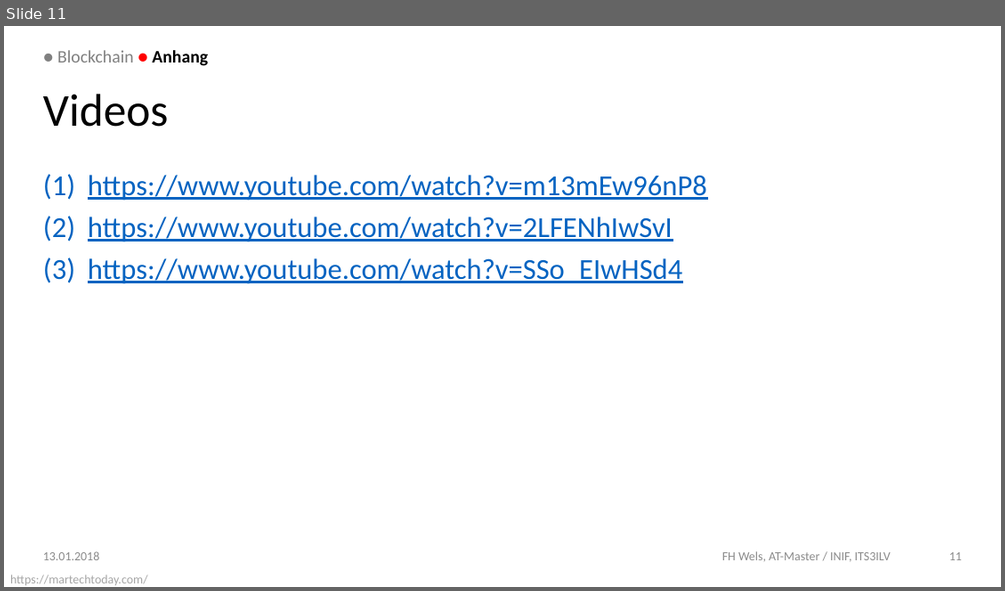
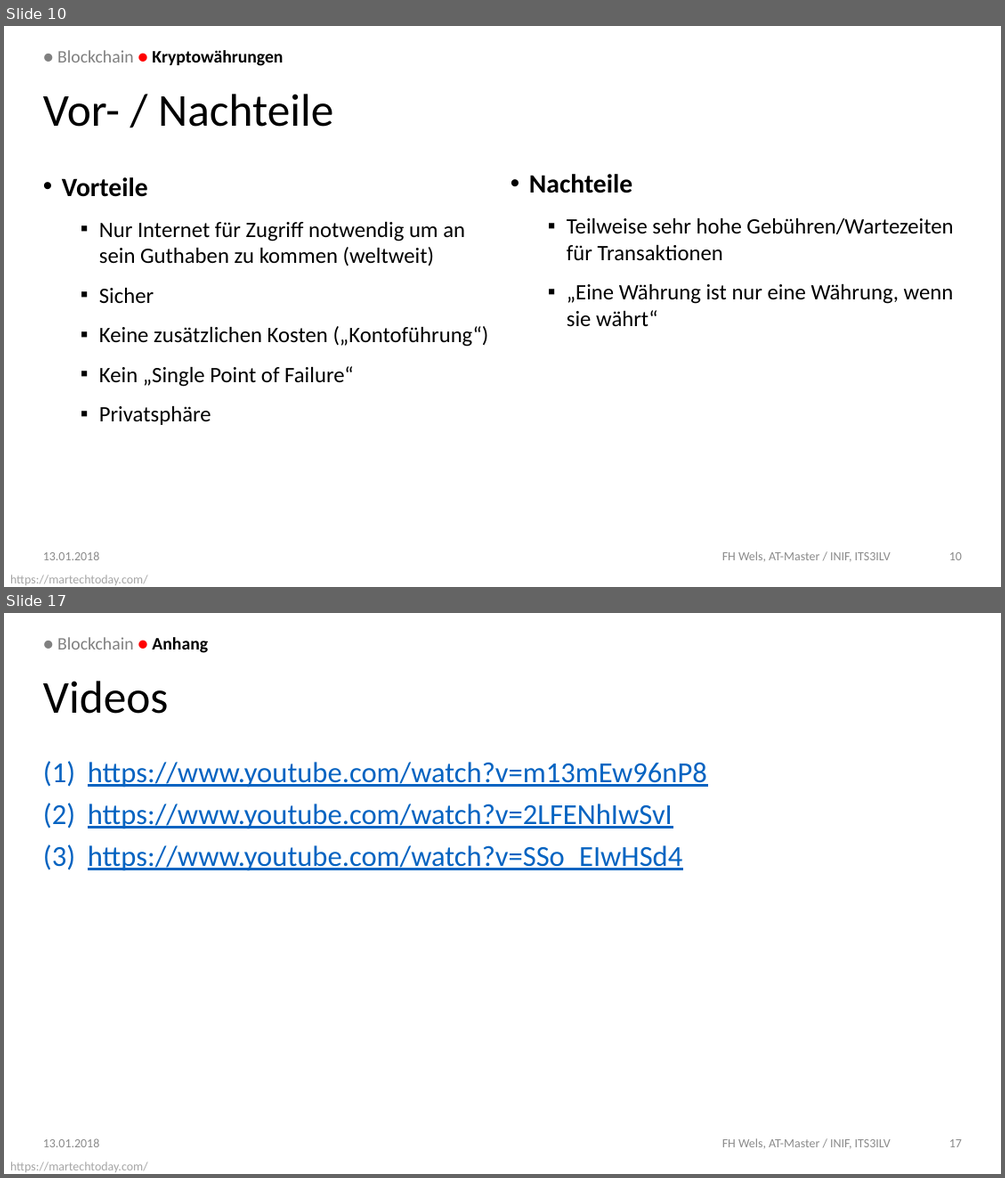
Before and after one commit to DoSchoe/ITS, a slide deck: Präsentation/Blockchain – Technologie.pptx. Shown one above the other, each under a label of ours: slide 11 before the commit, slides 10 and 17 after it; the slides between them are not shown. The pictures are 1005x591 and 1005x1178 pixels, drawn with LibreOffice and Linux fonts; fonts in the diff are those of the drawing; background and template pictures are left out. Boxes give left, top, right and bottom in pixels: in the first picture for what was removed or moved away, otherwise in the second. Text is boxed around its words. In the diff, an @@ line names an element or a change of style, - is before the commit and + after.

```diff
--- a/Präsentation/Blockchain – Technologie.pptx
+++ b/Präsentation/Blockchain – Technologie.pptx
@@ slide 10 added at bbox=[4, 26, 1001, 587], background picture (left out); not listed: 1 template element that a slide beside it also shows @@
@@ text added at bbox=[57, 50, 283, 66], 16 pt, text #000000, bold @@
+● Blockchain ● Kryptowährungen
@@ title added at bbox=[43, 94, 333, 127], 41.6 pt, text #000000 @@
+Vor- / Nachteile
@@ text added at bbox=[62, 177, 489, 425], 20 pt, text #000000 @@
+• Vorteile
+  ▪ Nur Internet für Zugriff notwendig um an sein Guthaben zu kommen (weltweit)
+  ▪ Sicher
+  ▪ Keine zusätzlichen Kosten („Kontoführung“)
+  ▪ Kein „Single Point of Failure“
+  ▪ Privatsphäre
@@ text added at bbox=[529, 174, 954, 327], 20 pt, text #000000 @@
+• Nachteile
+  ▪ Teilweise sehr hohe Gebühren/Wartezeiten für Transaktionen
+  ▪ „Eine Währung ist nur eine Währung, wenn sie währt“
@@ text added at bbox=[43, 551, 99, 560], 11.3 pt, text #8C8C8C @@
+13.01.2018
@@ text added at bbox=[722, 551, 890, 562], 11.3 pt, text #8C8C8C @@
+FH Wels, AT-Master / INIF, ITS3ILV
@@ page number added at bbox=[949, 552, 962, 560], 11.3 pt, text #8C8C8C @@
+10
@@ what was slide 11 is now slide 17 @@
@@ page number at bbox=[949, 1139, 962, 1147]: text changed @@
-11
+17
```
Also in this commit, not shown: 5 slides changed, 5 other slides added, 1 other file.
